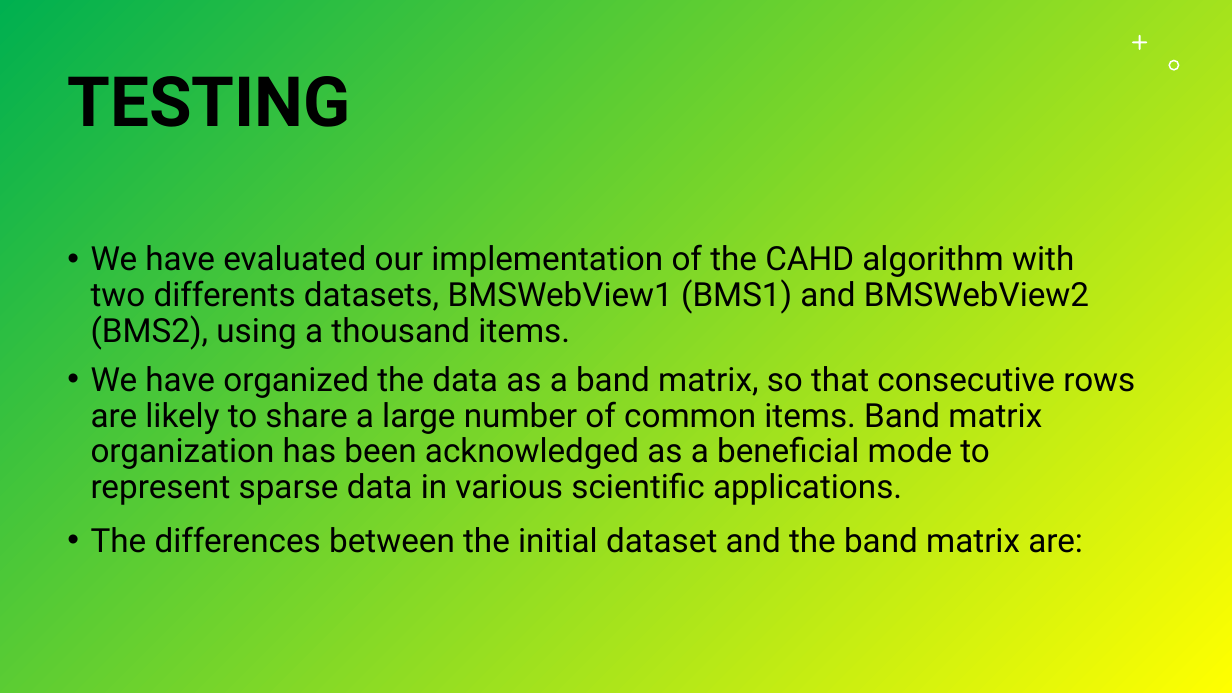
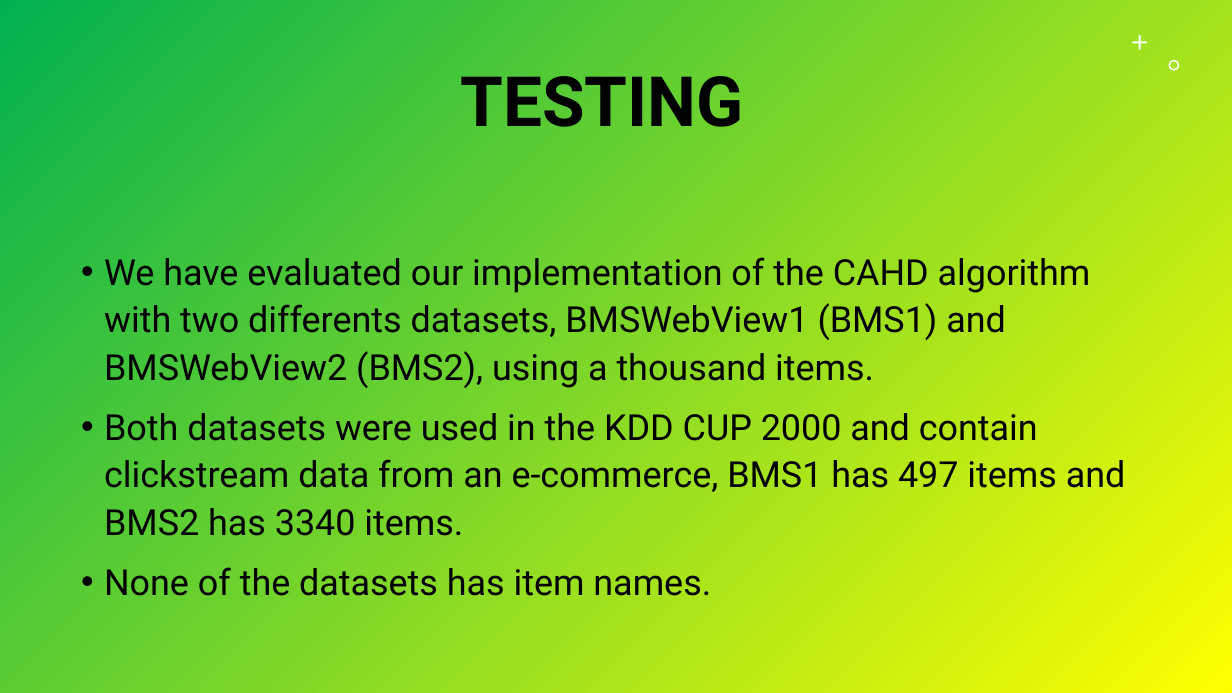
Before and after one commit to Durante94/Data-Protection-Privacy, a slide deck: slide 6 of Presentazione/presentazione.pptx (slide 8 before the commit). Drawn at 1232x693 pixels with LibreOffice and Linux fonts; fonts in the diff are those of the drawing. Boxes give left, top, right and bottom in pixels: in the first picture for what was removed or moved away, otherwise in the second. Text is boxed around its words. In the diff, an @@ line names an element or a change of style, - is before the commit and + after.

```diff
--- a/Presentazione/presentazione.pptx
+++ b/Presentazione/presentazione.pptx
@@ title "TESTING" at <box>461,76,744,127</box>: alignment left to centre @@
@@ text "We have evaluated our implementation ...": place and size @@
-text "We have evaluated our implementation ..." at <box>91,244,1135,553</box>
+text "We have evaluated our implementation ..." at <box>104,257,1126,596</box>
@@ text at <box>104,257,1091,388</box>: size 25.9 to 28 pt in "We have evaluated our implementation of the ..."; line spacing 0.9 to 1.1 @@
@@ text at <box>104,413,1126,596</box>: text changed; size 25.9 to 28 pt @@
-• We have organized the data as a band matrix, so that consecutive rows are likely to share a large number of common items. Band matrix organization has been acknowledged as a beneficial mode to represent sparse data in various scientific applications.
-• The differences between the initial dataset and the band matrix are:
+• Both datasets were used in the KDD CUP 2000 and contain clickstream data from an e-commerce, BMS1 has 497 items and BMS2 has 3340 items.
+• None of the datasets has item names.
```
Also in this commit, not shown: 12 other slides changed, 3 slides added, 5 slides removed, 1 other file.
